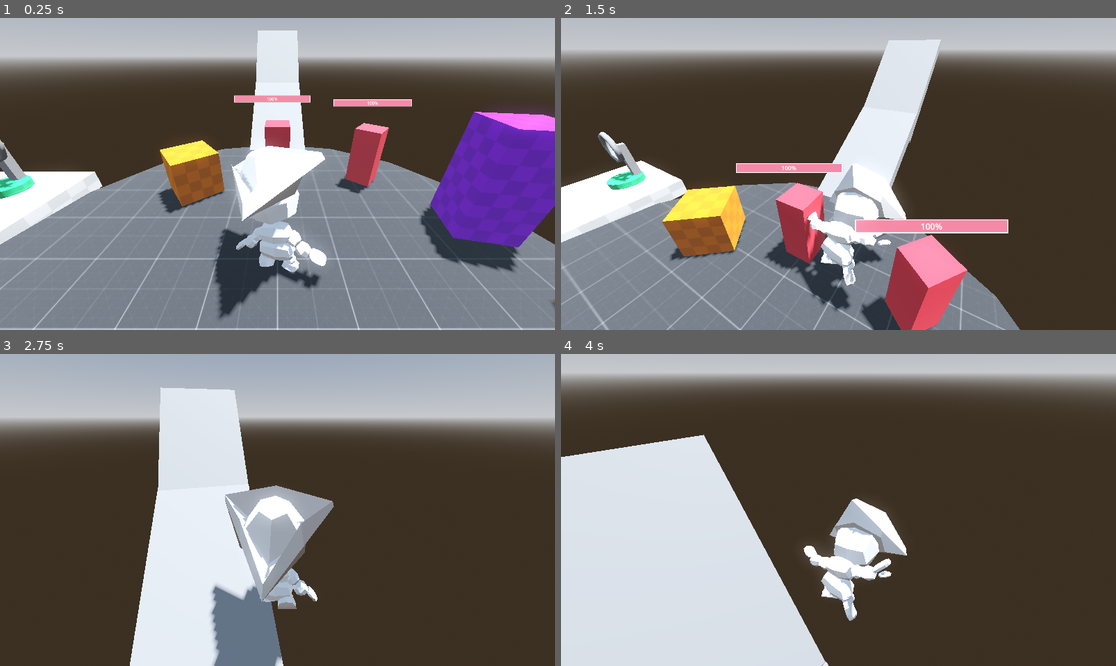
Above: before the commit, frames 1-4 (two rows, left to right).
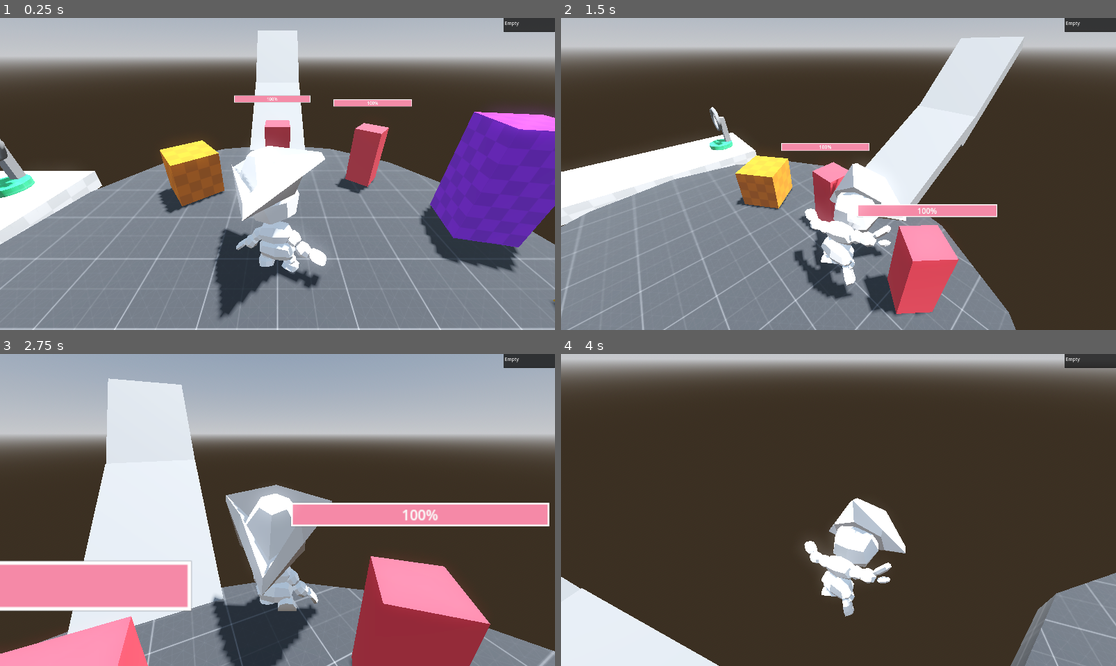
Above: after the commit, the same moments.

Repository: d4nmos/PirateGame
Game: Godot game, scene res://scenes/test.tscn
The game is run twice, just before and just after one commit, with the same random seed, the same clock (stepped at 60 frames per second) and the same inputs.
Inputs (mouse positions are in pixels of both pictures, inside the frame that each line leads up to):
- Up to frame 1 (0.25 s): no input
- Up to frame 2 (1.5 s): move the mouse to (866, 174) at 0.52 s; hold E (interact) 0.53-1.28 s; hold W (forward) from 0.53 s (still down); click (866, 174) at 0.67 s; tap Space (jump) at 0.77 s; tap Mouse wheel up (next_interact_object, bound only after the … at 0.8, 1.35 s; move the mouse to (810, 174) at 1.27 s; click (810, 174) at 1.42 s
- Up to frame 3 (2.75 s): keep holding W (forward); tap Space (jump) at 1.52 s; tap Mouse wheel down (prev_interact_object, bound only after th… at 1.55, 2.1 s; move the mouse to (288, 503) at 2.02 s; hold E (interact) from 2.03 s (still down); click (288, 503) at 2.17 s
- Up to frame 4 (4 s): keep holding W (forward); move the mouse to (832, 516) at 2.77 s; release E (interact) at 2.78 s; tap E (interact) at 2.85 s; click (832, 516) at 2.92 s; tap Space (jump) at 3.02, 3.77 s; tap Mouse wheel up (next_interact_object, bound only after the … at 3.05, 3.6 s; move the mouse to (877, 513) at 3.52 s; click (877, 513) at 3.67 s; tap Mouse wheel down (prev_interact_object, bound only after th… at 3.8 s

The runs differ from the first frame. In frame 1, 0.6% of the frame differs, in the area x 0-100%, y 0-69%; in frame 2, 30%; in frame 3, 47%, in the area x 0-100%, y 0-100%; in frame 4, 37%.

Commit message:
Add interaction system

Diff:
--- a/project.godot
+++ b/project.godot
@@ -18,6 +18,11 @@
 [autoload]
 
 Globals="*res://scripts/globals.gd"
+
+[display]
+
+window/size/viewport_width=1920
+window/size/viewport_height=1080
 
 [filesystem]
 
@@ -60,3 +65,13 @@
 "events": [Object(InputEventKey,"resource_local_to_scene":false,"resource_name":"","device":-1,"window_id":0,"alt_pressed":false,"shift_pressed":false,"ctrl_pressed":false,"meta_pressed":false,"pressed":false,"keycode":0,"physical_keycode":73,"key_label":0,"unicode":105,"echo":false,"script":null)
 ]
 }
+next_interact_object={
+"deadzone": 0.5,
+"events": [Object(InputEventMouseButton,"resource_local_to_scene":false,"resource_name":"","device":-1,"window_id":0,"alt_pressed":false,"shift_pressed":false,"ctrl_pressed":false,"meta_pressed":false,"button_mask":8,"position":Vector2(231, 11),"global_position":Vector2(236, 63),"factor":1.0,"button_index":4,"canceled":false,"pressed":true,"double_click":false,"script":null)
+]
+}
+prev_interact_object={
+"deadzone": 0.5,
+"events": [Object(InputEventMouseButton,"resource_local_to_scene":false,"resource_name":"","device":-1,"window_id":0,"alt_pressed":false,"shift_pressed":false,"ctrl_pressed":false,"meta_pressed":false,"button_mask":16,"position":Vector2(227, 3),"global_position":Vector2(232, 55),"factor":1.0,"button_index":5,"canceled":false,"pressed":true,"double_click":false,"script":null)
+]
+}
--- /dev/null
+++ b/resources/test_interaction_manager.tres
@@ -0,0 +1,6 @@
+[gd_resource type="Resource" script_class="InteractionManager" load_steps=2 format=3 uid="uid://c7m61twqm3v4p"]
+
+[ext_resource type="Script" path="res://scripts/interaction_manager.gd" id="1_4gxe7"]
+
+[resource]
+script = ExtResource("1_4gxe7")
--- /dev/null
+++ b/scenes/UI/current_item.tscn
@@ -0,0 +1,12 @@
+[gd_scene format=3 uid="uid://bshutfsemsc8i"]
+
+[node name="CurrentItem" type="PanelContainer"]
+offset_right = 178.0
+offset_bottom = 49.0
+
+[node name="MarginContainer" type="MarginContainer" parent="."]
+layout_mode = 2
+
+[node name="TextEdit" type="TextEdit" parent="MarginContainer"]
+layout_mode = 2
+text = "Empty"
--- /dev/null
+++ b/scenes/UI/interact_arrow_3d.tscn
@@ -0,0 +1,18 @@
+[gd_scene load_steps=2 format=3 uid="uid://y8djoipw7nk2"]
+
+[ext_resource type="Texture2D" uid="uid://dd0sp78uj4eff" path="res://assets/textures/Arrow.png" id="1_pmgws"]
+
+[node name="interact_arrow_3D" type="Sprite3D"]
+transform = Transform3D(1, 0, 0, 0, 1, 0, 0, 0, 1, 0, 3.65733, 0)
+billboard = 2
+texture = ExtResource("1_pmgws")
+
+[node name="SubViewport" type="SubViewport" parent="."]
+disable_3d = true
+transparent_bg = true
+size = Vector2i(160, 320)
+
+[node name="TextureRect" type="TextureRect" parent="SubViewport"]
+offset_right = 40.0
+offset_bottom = 40.0
+texture = ExtResource("1_pmgws")
--- a/scenes/interactable/chest.tscn
+++ b/scenes/interactable/chest.tscn
@@ -1,4 +1,6 @@
-[gd_scene load_steps=4 format=3 uid="uid://cmhjr0iop0nnq"]
+[gd_scene load_steps=5 format=3 uid="uid://cmhjr0iop0nnq"]
+
+[ext_resource type="PackedScene" uid="uid://y8djoipw7nk2" path="res://scenes/UI/interact_arrow_3d.tscn" id="1_53nbg"]
 
 [sub_resource type="StandardMaterial3D" id="StandardMaterial3D_h6gnn"]
 albedo_color = Color(0.847059, 0.627451, 0.0392157, 1)
@@ -20,3 +22,7 @@
 [node name="CollisionShape3D" type="CollisionShape3D" parent="."]
 transform = Transform3D(1, 0, 0, 0, 1, 0, 0, 0, 1, 0, 0.5, 0)
 shape = SubResource("ConcavePolygonShape3D_qqige")
+
+[node name="interact_arrow_3D" parent="." instance=ExtResource("1_53nbg")]
+transform = Transform3D(0.3, 0, 0, 0, 0.3, 0, 0, 0, 0.3, 0, 1.35663, 0)
+visible = false
--- a/scenes/player.tscn
+++ b/scenes/player.tscn
@@ -89,8 +89,8 @@
 height = 0.39656
 radius = 0.50087
 
-[sub_resource type="BoxShape3D" id="BoxShape3D_m31jq"]
-size = Vector3(2.55248, 1.20016, 1.85806)
+[sub_resource type="SphereShape3D" id="SphereShape3D_4y2pm"]
+radius = 1.488
 
 [node name="player" type="CharacterBody3D"]
 script = ExtResource("1_lvw8j")
@@ -239,12 +239,12 @@
 transform = Transform3D(1, 0, 0, 0, 1, 0, 0, 0, 1, 0, 0.9, 0)
 
 [node name="interaction_range" type="CollisionShape3D" parent="interaction_area"]
-transform = Transform3D(1, 0, 0, 0, 1, 0, 0, 0, 1, 0, -0.202376, -0.709345)
-shape = SubResource("BoxShape3D_m31jq")
+shape = SubResource("SphereShape3D_4y2pm")
 
 [connection signal="animation_finished" from="visuals/character/AnimationTree" to="." method="_on_animation_tree_animation_finished"]
 [connection signal="area_shape_entered" from="attack" to="." method="_on_attack_area_shape_entered"]
 [connection signal="body_entered" from="attack" to="." method="_on_attack_body_entered"]
 [connection signal="body_entered" from="interaction_area" to="." method="_on_interaction_area_body_entered"]
+[connection signal="body_exited" from="interaction_area" to="." method="_on_interaction_area_body_exited"]
 
 [editable path="visuals/character"]
--- a/scenes/test.tscn
+++ b/scenes/test.tscn
@@ -9,10 +9,12 @@
 [ext_resource type="PackedScene" uid="uid://cwci1od6xosgd" path="res://scenes/interactable/ship.tscn" id="6_38hs0"]
 [ext_resource type="Resource" uid="uid://bafm4ninl8gno" path="res://inventory/test_inventory.tres" id="6_hnms0"]
 [ext_resource type="PackedScene" uid="uid://duq5y7kindbmh" path="res://scenes/enemies/enemy.tscn" id="7_0hs50"]
+[ext_resource type="Resource" uid="uid://c7m61twqm3v4p" path="res://resources/test_interaction_manager.tres" id="8_s4mwa"]
 [ext_resource type="PackedScene" uid="uid://cuuy5suppc24a" path="res://inventory/scenes/inventory.tscn" id="9_sxj2t"]
 [ext_resource type="Script" path="res://inventory/scripts/InventoryInterface.gd" id="10_c3hkw"]
 [ext_resource type="PackedScene" uid="uid://n5dc7p2v18kr" path="res://inventory/scenes/slot.tscn" id="12_8qxxp"]
 [ext_resource type="PackedScene" uid="uid://cmhjr0iop0nnq" path="res://scenes/interactable/chest.tscn" id="13_ulm8m"]
+[ext_resource type="PackedScene" uid="uid://bshutfsemsc8i" path="res://scenes/UI/current_item.tscn" id="14_n8k0m"]
 
 [sub_resource type="ProceduralSkyMaterial" id="ProceduralSkyMaterial_txvjt"]
 sky_horizon_color = Color(0.64625, 0.65575, 0.67075, 1)
@@ -48,6 +50,47 @@
 
 [node name="world" type="Node3D"]
 script = ExtResource("1_hrbei")
+
+[node name="UI" type="CanvasLayer" parent="."]
+
+[node name="InventoryInterface" type="Control" parent="UI"]
+visible = false
+layout_mode = 3
+anchors_preset = 0
+offset_right = 40.0
+offset_bottom = 40.0
+script = ExtResource("10_c3hkw")
+metadata/_edit_use_anchors_ = true
+
+[node name="PlayerInventory" parent="UI/InventoryInterface" instance=ExtResource("9_sxj2t")]
+layout_mode = 0
+
+[node name="GrabbedSlot" parent="UI/InventoryInterface" instance=ExtResource("12_8qxxp")]
+visible = false
+modulate = Color(1, 1, 1, 0.52549)
+self_modulate = Color(1, 1, 1, 0)
+layout_mode = 0
+offset_right = 64.0
+offset_bottom = 64.0
+
+[node name="OtherInterface" type="Control" parent="UI"]
+layout_mode = 3
+anchors_preset = 1
+anchor_left = 1.0
+anchor_right = 1.0
+offset_left = -40.0
+offset_bottom = 40.0
+grow_horizontal = 0
+metadata/_edit_use_anchors_ = true
+
+[node name="CurrentItem" parent="UI/OtherInterface" instance=ExtResource("14_n8k0m")]
+layout_mode = 1
+anchors_preset = 1
+anchor_left = 1.0
+anchor_right = 1.0
+offset_left = -178.0
+offset_right = 0.0
+grow_horizontal = 0
 
 [node name="DirectionalLight3D" type="DirectionalLight3D" parent="."]
 transform = Transform3D(-0.866023, -0.433016, 0.250001, 0.121918, 0.30203, 0.94547, -0.484912, 0.849279, -0.208773, 0, 4.79416, 0)
@@ -95,9 +138,10 @@
 
 [node name="player" parent="." instance=ExtResource("5_te34d")]
 inventory_data = ExtResource("6_hnms0")
+interaction_manager = ExtResource("8_s4mwa")
 
 [node name="ship" parent="." instance=ExtResource("6_38hs0")]
-transform = Transform3D(1, 0, 0, 0, 1, 0, 0, 0, 1, -6.74309, -0.3, 0)
+transform = Transform3D(1, 0, 0, 0, 1, 0, 0, 0, 1, -6.76787, -0.295169, -0.0271223)
 
 [node name="enemy" parent="." instance=ExtResource("7_0hs50")]
 transform = Transform3D(0.770936, 0, -0.636913, 0, 1, 0, 0.636913, 0, 0.770936, 2.25814, -0.327637, -2.53987)
@@ -106,27 +150,8 @@
 transform = Transform3D(1, 0, 0, 0, 1, 0, 0, 0, 1, -0.000211656, -0.272365, -2.71613)
 max_hp_value = 10
 
-[node name="UI" type="CanvasLayer" parent="."]
-
-[node name="InventoryInterface" type="Control" parent="UI"]
-visible = false
-layout_mode = 3
-anchors_preset = 0
-offset_right = 40.0
-offset_bottom = 40.0
-script = ExtResource("10_c3hkw")
-metadata/_edit_use_anchors_ = true
-
-[node name="PlayerInventory" parent="UI/InventoryInterface" instance=ExtResource("9_sxj2t")]
-layout_mode = 0
-
-[node name="GrabbedSlot" parent="UI/InventoryInterface" instance=ExtResource("12_8qxxp")]
-visible = false
-modulate = Color(1, 1, 1, 0.52549)
-self_modulate = Color(1, 1, 1, 0)
-layout_mode = 0
-offset_right = 64.0
-offset_bottom = 64.0
-
 [node name="Chest" parent="." instance=ExtResource("13_ulm8m")]
 transform = Transform3D(-0.0977218, 0, -0.995214, 0, 1, 0, 0.995214, 0, -0.0977218, 4.00748, -0.276607, 1.19959)
+
+[node name="Chest2" parent="." instance=ExtResource("13_ulm8m")]
+transform = Transform3D(1, 0, 0, 0, 1, 0, 0, 0, 1, 2.64112, -0.287782, 2.24821)
--- /dev/null
+++ b/scripts/interaction_manager.gd
@@ -0,0 +1,31 @@
+extends Resource
+class_name InteractionManager
+
+var interactable_objects = []
+var interaction_pointer = -1
+var current_object = null
+
+func add_interactable_object(object):
+	interactable_objects.append(object)
+	interaction_pointer += 1
+	current_object = interactable_objects[interaction_pointer]
+
+func remove_interactable_object(object):
+	interactable_objects.erase(object)
+
+	if interactable_objects.is_empty():
+		interaction_pointer = -1
+		current_object = null
+	else:
+		interaction_pointer = 0
+		current_object = interactable_objects[interaction_pointer]
+
+func up_pointer():
+	if not interactable_objects.is_empty() and interaction_pointer < interactable_objects.size() - 1:
+		interaction_pointer += 1
+		current_object = interactable_objects[interaction_pointer]
+
+func down_pointer():
+	if not interactable_objects.is_empty() and interaction_pointer > 0:
+		interaction_pointer -= 1
+		current_object = interactable_objects[interaction_pointer]
--- a/scripts/player.gd
+++ b/scripts/player.gd
@@ -4,6 +4,7 @@
 @onready var animation_player = $visuals/character/AnimationPlayer
 @onready var animation_tree = $visuals/character/AnimationTree
 @onready var visuals = $visuals
+@onready var interface = $"../UI/OtherInterface"
 
 const SPEED = 3.0
 const JUMP_VELOCITY = 4.5
@@ -12,6 +13,8 @@
 @export var sens_vertical = 0.5
 @export var damage = 1.0
 @export var inventory_data: InventoryData
+@export var interaction_manager: InteractionManager
+
 var attack_is_ready: bool = true
 
 # Get the gravity from the project settings to be synced with RigidBody nodes.
@@ -67,7 +70,6 @@
 			$attack/attack_range.disabled = false
 			$visuals/visual_attack_range.visible = true
 			animation_tree.set("parameters/movements/transition_request", "punch")
-
 		else:
 			$attack/attack_range.disabled = true
 			$visuals/visual_attack_range.visible = false
@@ -78,15 +80,36 @@
 	if Input.is_action_just_pressed("inventory"):
 		toggle_inventory.emit()
 
+	if Input.is_action_just_pressed("next_interact_object"):
+		interaction_manager.up_pointer()
+		print(interaction_manager.current_object)
+
+	if Input.is_action_just_pressed("prev_interact_object"):
+		interaction_manager.down_pointer()
+		print(interaction_manager.current_object)
+
+
+
+#Нанесение урона противнику
 func _on_attack_body_entered(body):
 	if body.is_in_group("Enemies"):
 		body.take_damage(damage)
 	else:
 		pass
 
+#Добавление объекта в список взаимодействия, когда он входит в радиус взаимодействия
 func _on_interaction_area_body_entered(body):
 	if body.is_in_group("Treasure"):
-		print("treasure is near")
+		interaction_manager.add_interactable_object(body)
+		print(interaction_manager.current_object)
+	else:
+		pass
+
+#Удаление объекта из списока взаимодействия, когда он выходит из радиуса взаимодействия
+func _on_interaction_area_body_exited(body):
+	if body in interaction_manager.interactable_objects:
+		interaction_manager.remove_interactable_object(body)
+		print(interaction_manager.current_object)
 	else:
 		pass
 
Binary file added: assets/textures/Arrow.png
Not shown, added: assets/textures/Arrow.png.import
Not shown: 2 places in scenes/enemies/enemy.tscn that only renumber resources
Not shown: 1 places in scenes/test.tscn that only renumber resources
